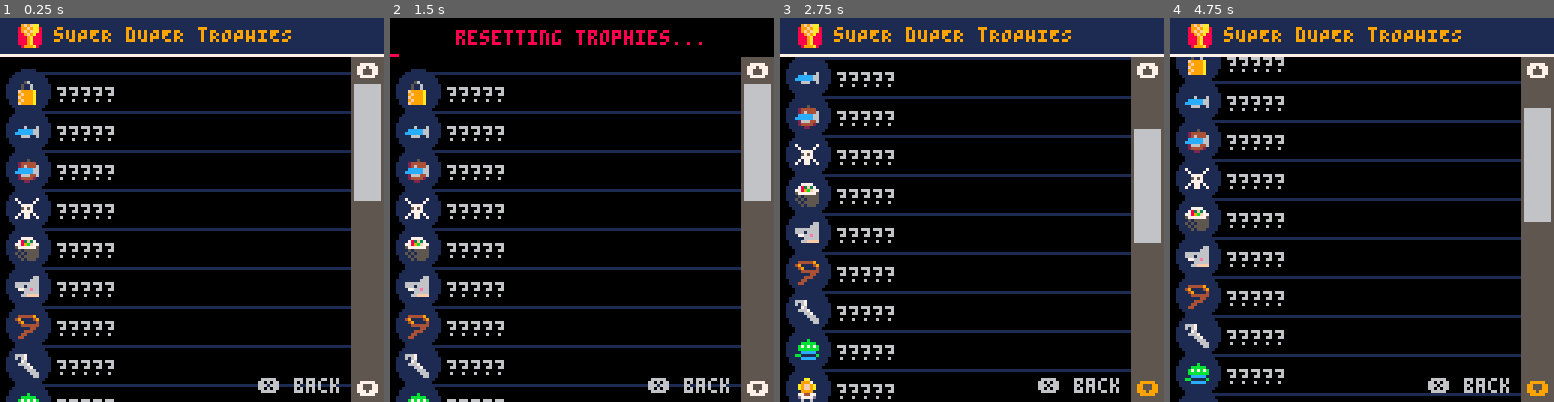
Above: before the commit, frames 1-4 (left to right).
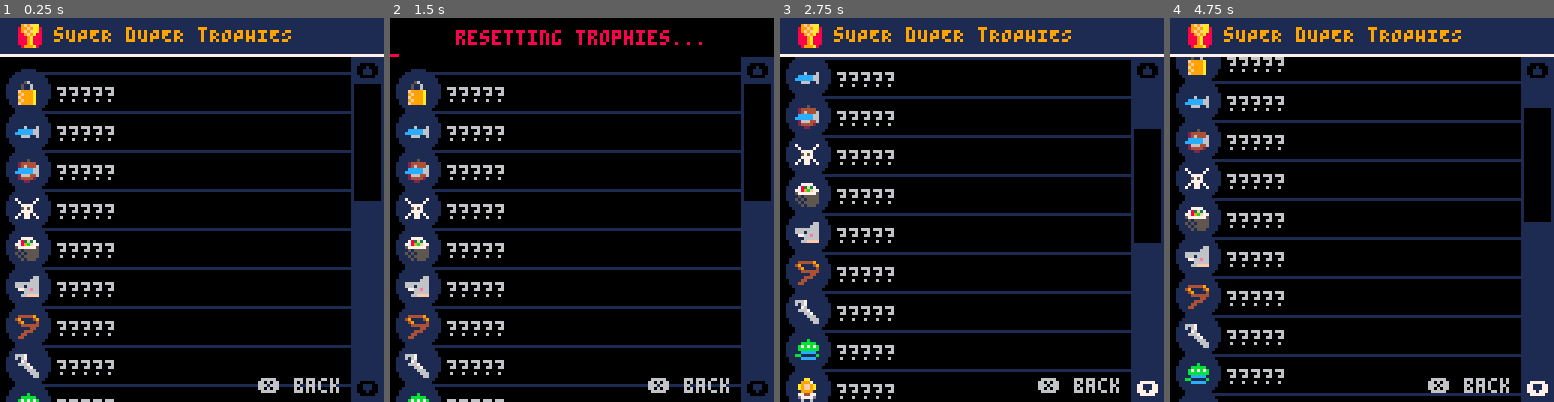
Above: after the commit, the same moments.

Repository: teamgantt/tg-sub-game
Game: PICO-8 cartridge trophies.p8
Two runs of this game, one before a commit and one after it. Both use one fixed random seed, a clock stepped at 60 frames per second and the inputs below.
Inputs:
- Up to frame 1 (0.25 s): no input
- Up to frame 2 (1.5 s): tap O (Z key) at 0.33, 0.7, 1.43 s; tap X (X key) at 1.07 s
- Up to frame 3 (2.75 s): hold Left 1.97-2.37 s; tap X (X key) at 2.07, 2.4, 2.73 s; tap O (Z key) at 2.22 s; hold Down from 2.42 s (still down)
- Up to frame 4 (4.75 s): release Down at 2.82 s; hold Right 2.87-3.53 s; tap X (X key) every 0.33 s from 3.07 to 4.73 s; tap O (Z key) at 3.1, 3.98 s; hold Up 3.58-4.08 s; hold Right 4.13-4.53 s; hold Down from 4.58 s (still down)

The runs differ from the first frame. In frame 1, 7.7% of the frame differs, in the area x 91-100%, y 10-100%; in frame 2, 7.7%; in frame 3, 7.7%; in frame 4, 7.7%.

Commit message:
improves color of trophy scroll bar

Diff:
--- a/trophies.p8
+++ b/trophies.p8
@@ -22,8 +22,8 @@
   cam_x=0
   cam_y=0
   reset_t=0
-  up_c=7
-  down_c=7
+  up_c=0
+  down_c=0
   i_trophies()
 
   trophy_spr_map={
@@ -67,13 +67,13 @@
   -- scroll through trophies
   if (btn(⬆️) and cam_y>0) then
     cam_y-=2
-    up_c=9
+    up_c=7
   elseif (btn(⬇️) and cam_y<#all_trophies+60) then
     cam_y+=2
-    down_c=9
+    down_c=7
   else
-    up_c=7
-    down_c=7
+    up_c=0
+    down_c=0
   end
   camera(cam_x, cam_y)
 end
@@ -114,10 +114,10 @@
   end
 
   -- draw scroll bar
-  rectfill(cam_x+129-12, cam_y, cam_x+127, cam_y+128, 5)
+  rectfill(cam_x+129-12, cam_y, cam_x+127, cam_y+128, 1)
   local scroll_h = 59 / (#all_trophies+60)
   local scroll_y = cam_y * scroll_h
-  rectfill(cam_x+129-11, cam_y+scroll_y+60, cam_x+126, cam_y+scroll_y+scroll_h+22, 6)
+  rectfill(cam_x+129-11, cam_y+scroll_y+60, cam_x+126, cam_y+scroll_y+scroll_h+22, 0)
 
 
   rectfill(cam_x-2, cam_y, cam_x+128, cam_y+12, 1)  -- draw header
Not shown, changed: sdd_html/sdd.js
